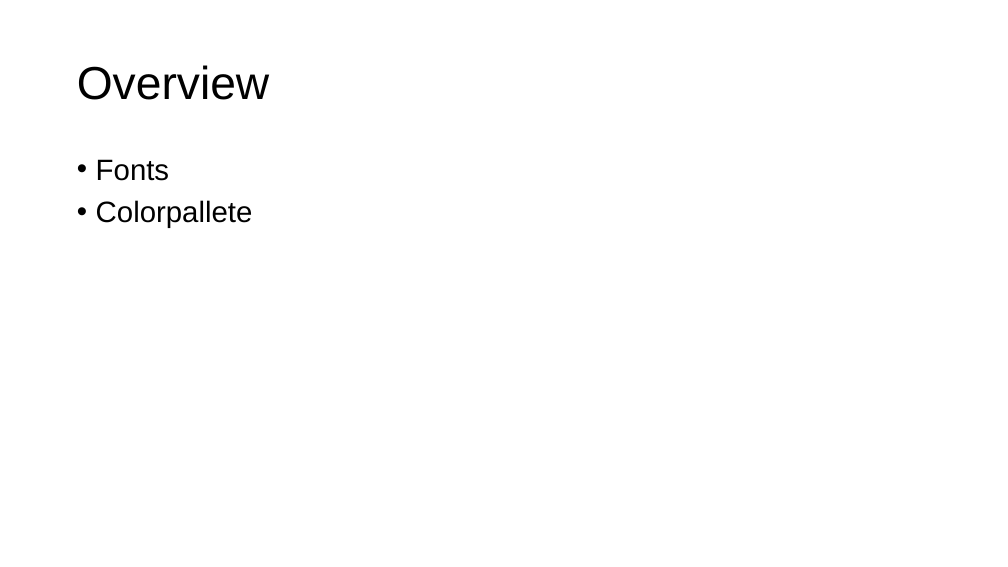
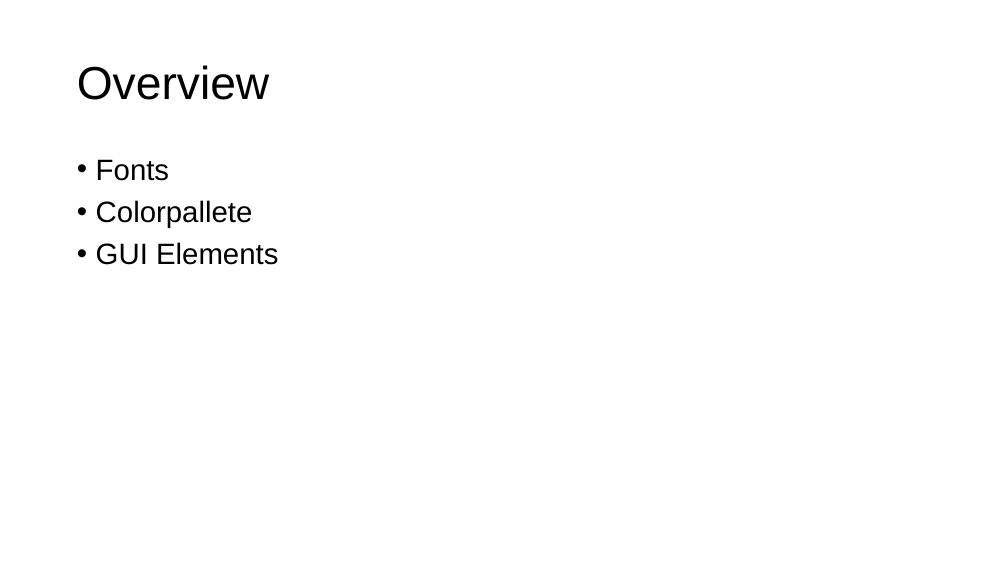
Before and after one commit to FlotschiL/TamaGo_frontend, a slide deck: slide 2 of styleguide/styleguide.pptx. Drawn at 1008x567 pixels with LibreOffice and Linux fonts; fonts in the diff are those of the drawing. Boxes give left, top, right and bottom in pixels: in the first picture for what was removed or moved away, otherwise in the second. Text is boxed around its words. In the diff, an @@ line names an element or a change of style, - is before the commit and + after.

Commit message:
powerpoint

```diff
--- a/styleguide/styleguide.pptx
+++ b/styleguide/styleguide.pptx
@@ text at (x1=96, y1=242, x2=278, y2=265): paragraph added @@
+• GUI Elements
```
Also in this commit, not shown: 1 slide added, 1 other file.
